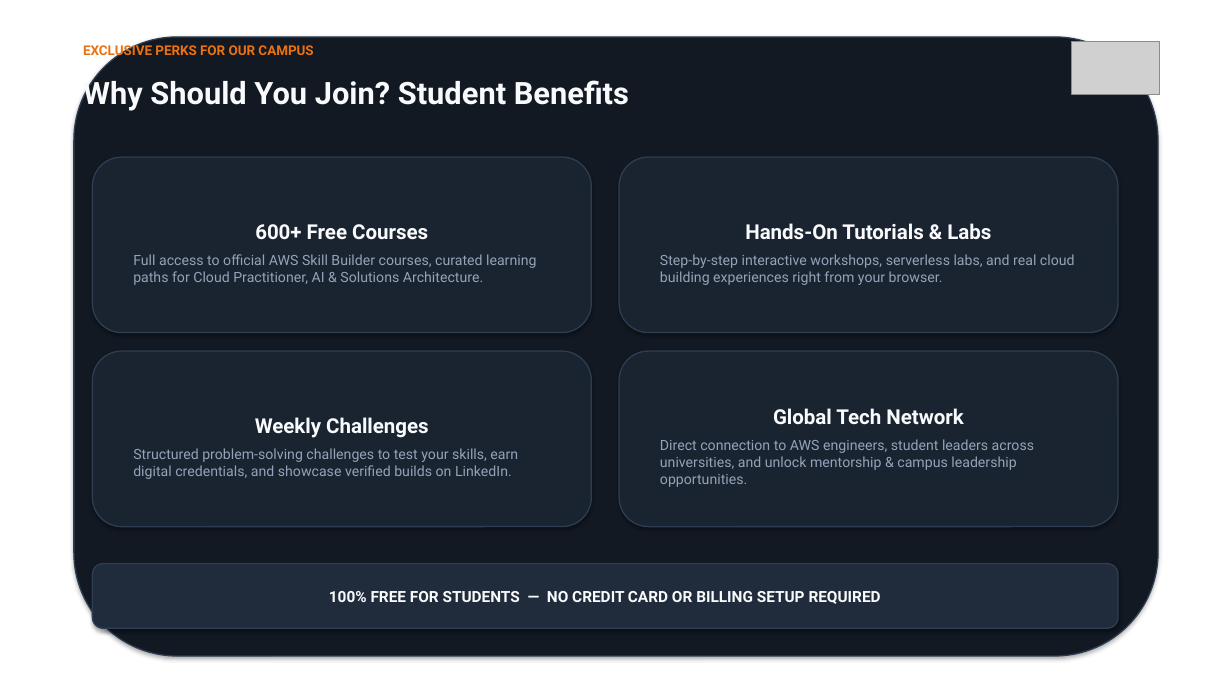
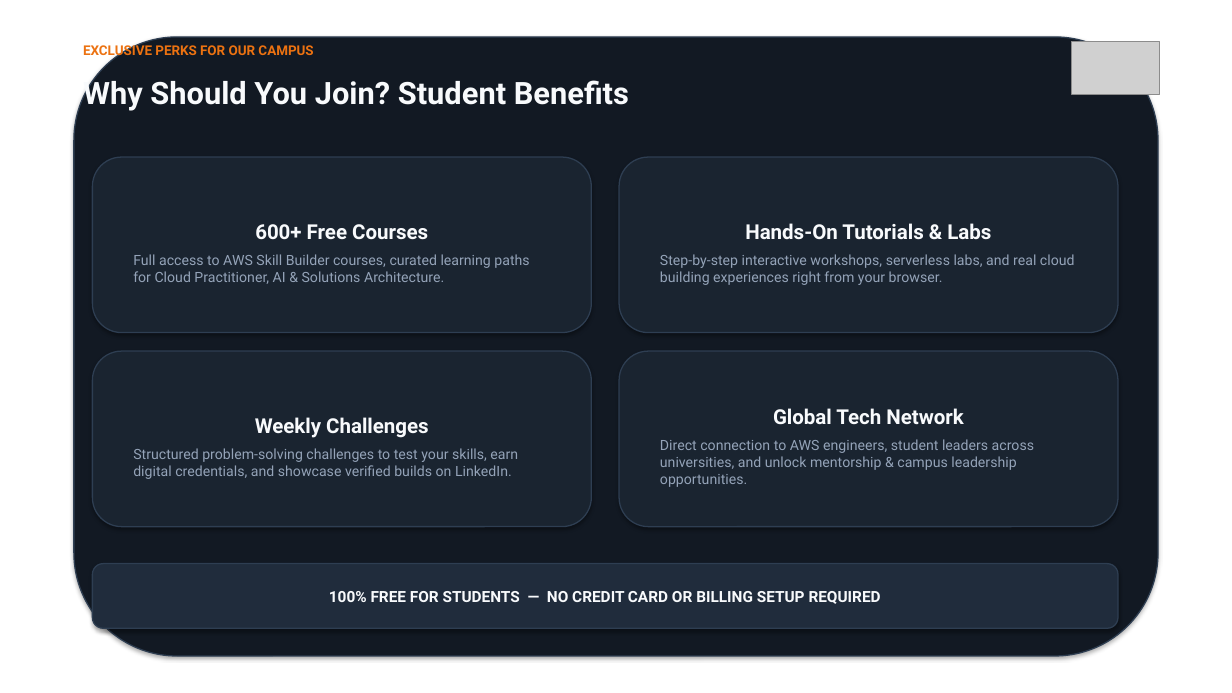
Before and after one commit to sathwikkbhat/AWS-CAMPUSLEADER, a slide deck: slide 4 of AWS_Builder_Center_Class_Announcement.pptx. Drawn at 1232x693 pixels with LibreOffice and Linux fonts; fonts in the diff are those of the drawing; grey boxes stand for pictures; background and template pictures are left out. Boxes give left, top, right and bottom in pixels: in the first picture for what was removed or moved away, otherwise in the second. Text is boxed around its words. In the diff, an @@ line names an element or a change of style, - is before the commit and + after.

Commit message:
Refine messaging: tone down claims, use AWS Student Builder Campus Leader, and remove 'official' throughout

```diff
--- a/AWS_Builder_Center_Class_Announcement.pptx
+++ b/AWS_Builder_Center_Class_Announcement.pptx
@@ text in rounded rectangle at box(133, 254, 529, 284): text changed @@
-Full access to official AWS Skill Builder courses, curated learning paths for Cloud Practitioner, AI & Solutions Architecture.
+Full access to AWS Skill Builder courses, curated learning paths for Cloud Practitioner, AI & Solutions Architecture.
```
Also in this commit, not shown: 3 other slides changed, 2 other files.
